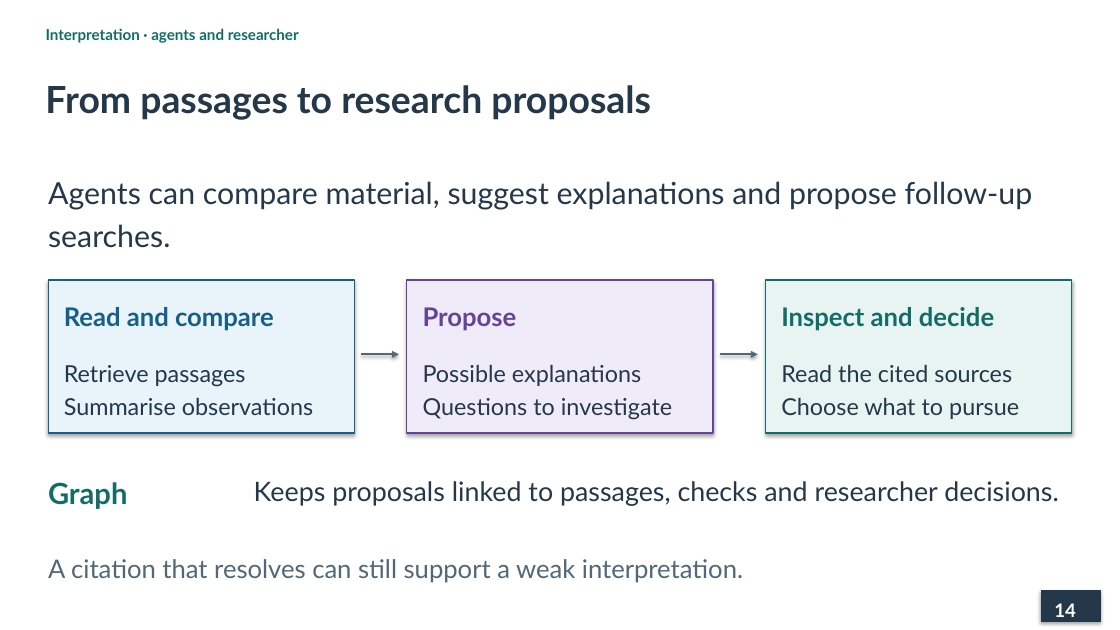
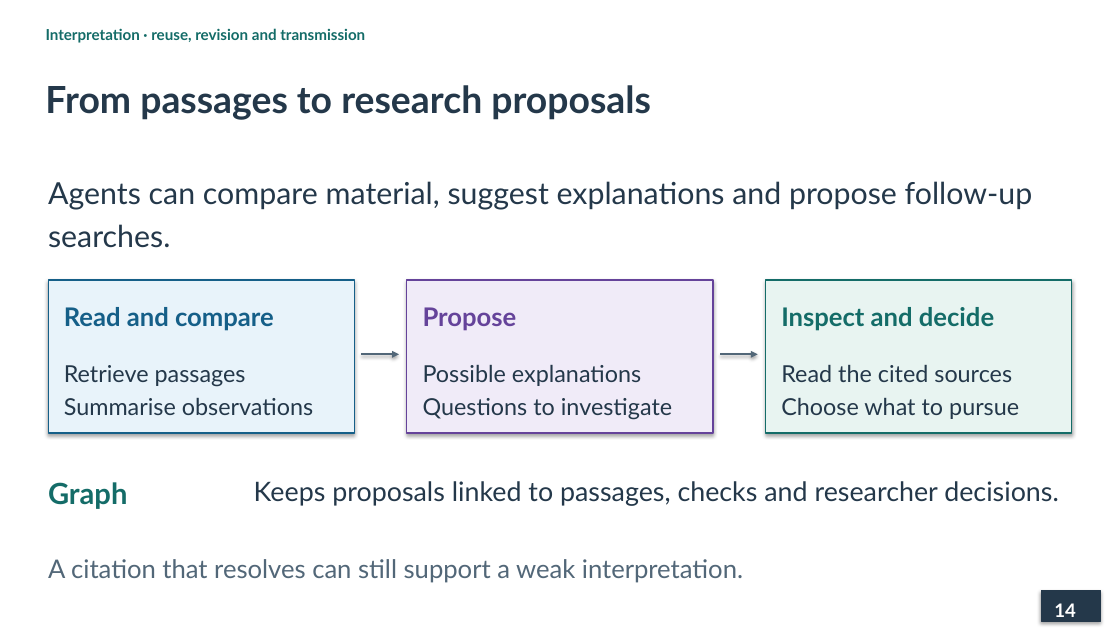
Before and after one commit to lopentu/cohort, a slide deck: slide 14 of docs/presentation/cohort-pnc-2026.pptx. Drawn at 1120x630 pixels with LibreOffice and Linux fonts; fonts in the diff are those of the drawing. Boxes give left, top, right and bottom in pixels: in the first picture for what was removed or moved away, otherwise in the second. Text is boxed around its words. In the diff, an @@ line names an element or a change of style, - is before the commit and + after.

```diff
--- a/docs/presentation/cohort-pnc-2026.pptx
+++ b/docs/presentation/cohort-pnc-2026.pptx
@@ text at (46,28,365,43): text changed @@
-Interpretation · agents and researcher
+Interpretation · reuse, revision and transmission
```
Also in this commit, not shown: 2 other slides changed, 4 other files.
